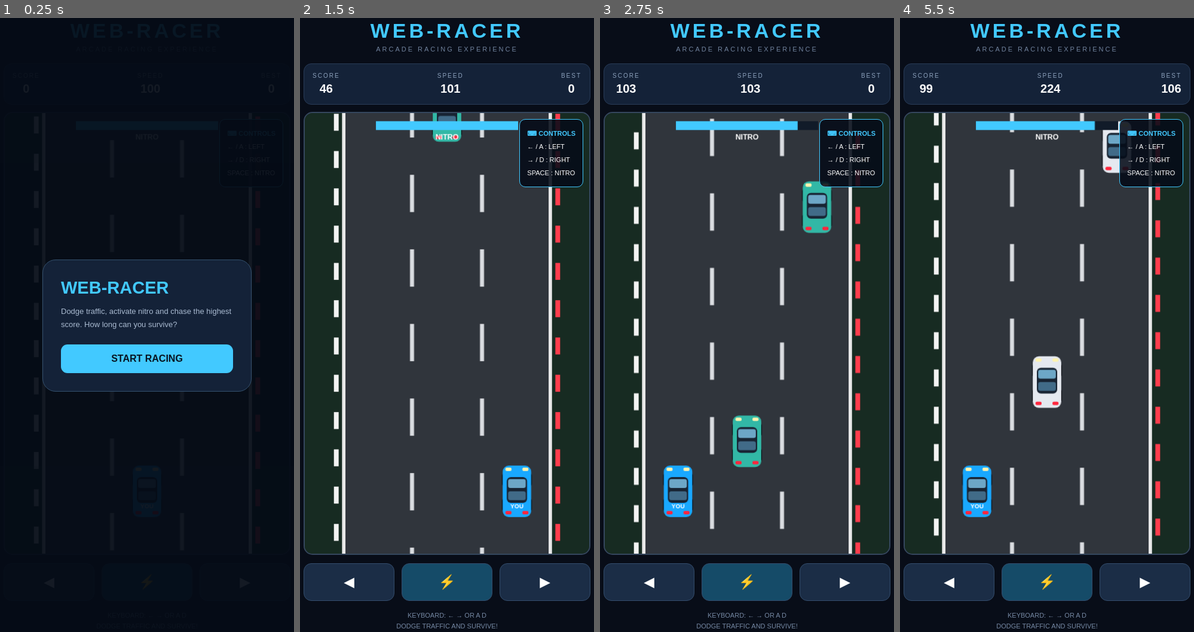
Above: before the commit, frames 1-4 (left to right).
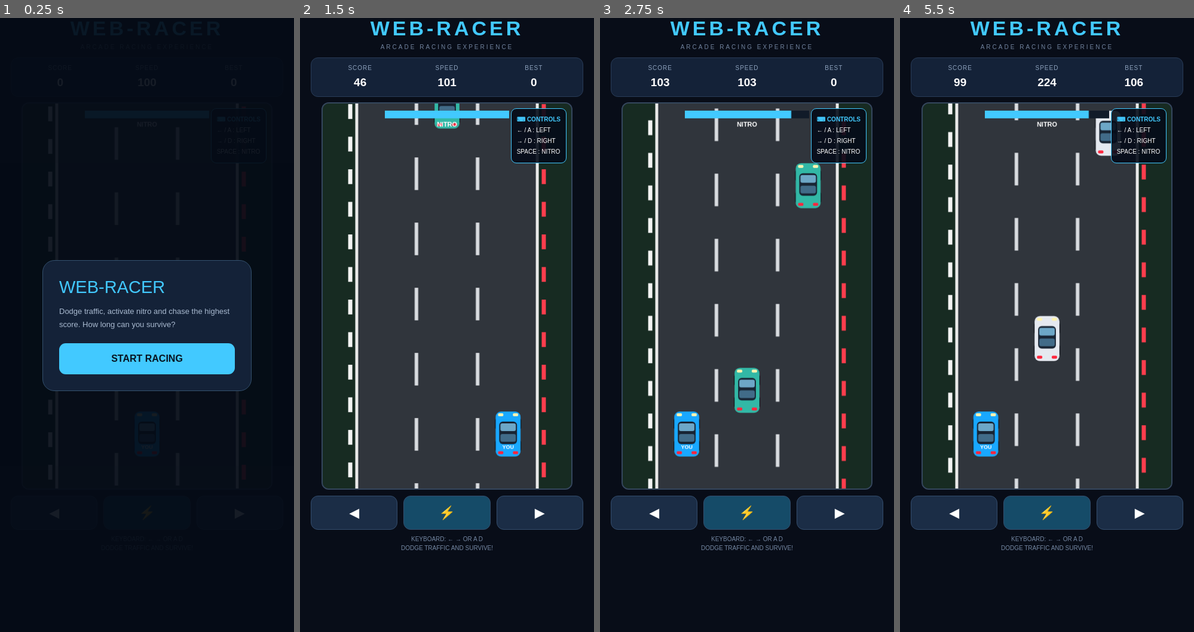
Above: after the commit, the same moments.

Repository: Anikait2014/Apex-Racer
Game: browser game, page index.html
The game is run twice, just before and just after one commit, with the same random seed, the same clock (stepped at 60 frames per second) and the same inputs.
Inputs:
- Up to frame 1 (0.25 s): no input
- Up to frame 2 (1.5 s): click "START RACING" at 0.27 s; hold Right from 1.03 s (still down); tap Space at 1.1 s
- Up to frame 3 (2.75 s): release Right at 1.53 s; hold Left 1.58-2.15 s; tap Space at 1.6, 2.1, 2.6 s; click "⚡" at 2.02 s; hold Up 2.2-2.5 s; tap A at 2.52 s; hold Right from 2.55 s (still down)
- Up to frame 4 (5.5 s): tap Space every 0.5 s from 3.1 to 5.1 s; release Right at 3.22 s; click "RACE AGAIN" at 3.27 s; hold Up 3.27-3.5 s; tap D at 3.52 s; hold Left 3.55-3.98 s; hold Right 4.03-4.53 s; click "◀" at 4.52 s; hold Left 4.58-5.15 s; hold Up from 5.2 s (still down)

The runs differ from the first frame. In frame 1, 1.5% of the frame differs, in the area x 16-84%, y 39-61%; in frame 2, 40%; in frame 3, 42%, in the area x 1-99%, y 0-100%; in frame 4, 41%.

Commit message:
Refactor index.html for layout and game improvements
Refactor styles and HTML structure for improved layout and responsiveness. Update game logic and controls for better performance and user experience.

Diff:
--- a/index.html
+++ b/index.html
@@ -3,13 +3,15 @@
 <head>
 <meta charset="UTF-8">
 <meta name="viewport" content="width=device-width, initial-scale=1.0">
+
 <title>WEB-RACER</title>
+
+<!-- Bootstrap 5 -->
+<link href="https://cdn.jsdelivr.net/npm/bootstrap@5.3.3/dist/css/bootstrap.min.css" rel="stylesheet">
 
 <style>
 * {
   box-sizing: border-box;
-  margin: 0;
-  padding: 0;
 }
 
 body {
@@ -17,79 +19,89 @@
   color: white;
   font-family: Arial, sans-serif;
   min-height: 100vh;
-  display: flex;
-  align-items: center;
-  justify-content: center;
-  padding: 15px;
+  min-height: 100svh;
+  margin: 0;
+  padding: 10px;
   user-select: none;
+  overflow-x: hidden;
 }
 
 .game {
   width: 100%;
   max-width: 480px;
+  margin: auto;
   text-align: center;
 }
 
 h1 {
-  font-size: 34px;
+  font-size: clamp(23px, 6vw, 34px);
   letter-spacing: 5px;
   color: #42c9ff;
-  margin-bottom: 5px;
+  margin: 0;
+  font-weight: bold;
 }
 
 .subtitle {
   color: #71839e;
-  font-size: 11px;
+  font-size: 10px;
   letter-spacing: 3px;
-  margin-bottom: 18px;
+  margin: 3px 0 10px;
 }
 
 .stats {
-  display: flex;
-  justify-content: space-between;
   background: #142238;
   border: 1px solid #293c58;
-  padding: 14px;
-  border-radius: 13px;
-  margin-bottom: 12px;
+  padding: 9px;
+  border-radius: 12px;
+  margin-bottom: 9px;
 }
 
 .stat-label {
   color: #8da2bd;
   font-size: 10px;
-  letter-spacing: 2px;
+  letter-spacing: 1px;
 }
 
 .stat-value {
-  font-size: 20px;
+  font-size: 19px;
   font-weight: bold;
-  margin-top: 5px;
+  margin-top: 3px;
 }
 
 .track-container {
   position: relative;
+
+  /* Track automatically fits screen height */
+  width: min(
+    100%,
+    420px,
+    calc((100svh - 285px) * 420 / 650)
+  );
+
+  margin: auto;
 }
 
 canvas {
   width: 100%;
+  height: auto;
   display: block;
   background: #252b31;
   border: 2px solid #35475e;
-  border-radius: 15px;
+  border-radius: 12px;
   touch-action: none;
 }
 
 .keyboard-help {
   position: absolute;
-  top: 12px;
-  right: 12px;
-  background: rgba(5, 12, 25, 0.88);
+  top: 10px;
+  right: 10px;
+  background: rgba(5, 12, 25, 0.9);
   border: 1px solid #42c9ff;
-  border-radius: 10px;
-  padding: 12px;
+  border-radius: 9px;
+  padding: 9px;
   color: white;
-  font-size: 11px;
-  line-height: 2;
+  font-size: 10px;
+  line-height: 1.8;
   text-align: left;
   z-index: 2;
   pointer-events: none;
@@ -101,18 +113,18 @@
 
 .controls {
   display: flex;
-  gap: 12px;
-  margin-top: 14px;
+  gap: 10px;
+  margin-top: 10px;
 }
 
 .controls button {
   flex: 1;
-  padding: 17px;
-  font-size: 23px;
+  padding: 11px;
+  font-size: 22px;
   color: white;
   background: #1b2d46;
   border: 1px solid #344d6d;
-  border-radius: 13px;
+  border-radius: 12px;
   touch-action: none;
 }
 
@@ -125,22 +137,29 @@
   color: #54d9ff !important;
 }
 
+.hint {
+  color: #7588a3;
+  font-size: 10px;
+  margin-top: 8px;
+  line-height: 1.5;
+}
+
 .start-screen {
   position: fixed;
   inset: 0;
-  background: #050b16ef;
+  background: #050b16ed;
   display: flex;
   align-items: center;
   justify-content: center;
   z-index: 5;
-  padding: 20px;
+  padding: 15px;
 }
 
 .panel {
   background: #142238;
   border: 1px solid #34516e;
-  border-radius: 22px;
-  padding: 30px;
+  border-radius: 20px;
+  padding: 27px;
   width: 100%;
   max-width: 350px;
 }
@@ -155,36 +174,73 @@
   color: #a9bad0;
   line-height: 1.7;
   font-size: 13px;
-  margin-bottom: 22px;
+  margin-bottom: 20px;
 }
 
 .panel button {
   width: 100%;
-  padding: 15px;
+  padding: 14px;
   border: none;
   border-radius: 11px;
   background: #42c9ff;
   color: #071321;
   font-weight: bold;
   font-size: 16px;
-  cursor: pointer;
 }
 
 .hidden {
   display: none !important;
 }
 
-.hint {
-  color: #7588a3;
-  font-size: 11px;
-  margin-top: 15px;
-  line-height: 1.7;
-}
-
-@media(max-width: 350px) {
+/* Small screens */
+@media(max-width: 400px) {
   .keyboard-help {
     font-size: 9px;
-    padding: 8px;
+    padding: 7px;
+  }
+
+  .stat-value {
+    font-size: 16px;
+  }
+}
+
+/* Landscape screens */
+@media(max-height: 500px) {
+  body {
+    padding: 5px;
+  }
+
+  .game {
+    max-width: 650px;
+  }
+
+  .track-container {
+    width: min(55vw, calc((100svh - 125px) * 420 / 650));
+  }
+
+  h1 {
+    font-size: 22px;
+  }
+
+  .subtitle {
+    margin-bottom: 5px;
+  }
+
+  .stats {
+    padding: 5px;
+    margin-bottom: 5px;
+  }
+
+  .controls {
+    margin-top: 5px;
+  }
+
+  .controls button {
+    padding: 7px;
+  }
+
+  .hint {
+    margin-top: 4px;
   }
 }
 </style>
@@ -192,29 +248,35 @@
 
 <body>
 
-<div class="game">
-
-  <h1>WEB-RACER</h1>
-  <div class="subtitle">ARCADE RACING EXPERIENCE</div>
-
-  <div class="stats">
-
-    <div>
+<div class="container-fluid game">
+
+  <header>
+    <h1>WEB-RACER</h1>
+    <div class="subtitle">ARCADE RACING EXPERIENCE</div>
+  </header>
+
+  <!-- SCOREBOARD -->
+
+  <div class="row stats g-0">
+
+    <div class="col">
       <div class="stat-label">SCORE</div>
       <div class="stat-value" id="score">0</div>
     </div>
 
-    <div>
+    <div class="col">
       <div class="stat-label">SPEED</div>
       <div class="stat-value" id="speed">100</div>
     </div>
 
-    <div>
+    <div class="col">
       <div class="stat-label">BEST</div>
       <div class="stat-value" id="best">0</div>
     </div>
 
   </div>
+
+  <!-- RACING TRACK -->
 
   <div class="track-container">
 
@@ -229,10 +291,16 @@
 
   </div>
 
+  <!-- TOUCH CONTROLS -->
+
   <div class="controls">
-    <button id="left">◀</button>
-    <button class="nitro" id="nitro">⚡</button>
-    <button id="right">▶</button>
+
+    <button id="left" aria-label="Move left">◀</button>
+
+    <button class="nitro" id="nitro" aria-label="Nitro">⚡</button>
+
+    <button id="right" aria-label="Move right">▶</button>
+
   </div>
 
   <div class="hint">
@@ -242,9 +310,12 @@
 
 </div>
 
+<!-- START SCREEN -->
+
 <div class="start-screen" id="startScreen">
 
   <div class="panel">
+
     <h2 id="panelTitle">WEB-RACER</h2>
 
     <p id="panelText">
@@ -253,6 +324,7 @@
     </p>
 
     <button id="startButton">START RACING</button>
+
   </div>
 
 </div>
@@ -291,11 +363,18 @@
   right: false
 };
 
-let best = Number(localStorage.getItem("apexBest")) || 0;
+let best = Number(localStorage.getItem("webRacerBest")) || 0;
 
 $("best").textContent = best;
 
-const weatherTypes = ["#f44336", "#ffb52e", "#a56bff", "#e5e9f0", "#32b8a6", "#e75c9d"];
+const carColors = [
+  "#f44336",
+  "#ffb52e",
+  "#a56bff",
+  "#e5e9f0",
+  "#32b8a6",
+  "#e75c9d"
+];
 
 function resetGame() {
 
@@ -308,20 +387,27 @@
   };
 
   traffic = [];
+
   score = 0;
   speed = 100;
   roadOffset = 0;
   spawnTimer = 0;
+
   nitroAmount = 100;
   nitroActive = false;
 
+  keys.left = false;
+  keys.right = false;
+
   updateStats();
 }
 
 function updateStats() {
+
   $("score").textContent = Math.floor(score);
   $("speed").textContent = Math.floor(speed);
   $("best").textContent = best;
+
 }
 
 function roundedRect(x, y, w, h, r, color) {
@@ -330,6 +416,7 @@
   ctx.beginPath();
   ctx.roundRect(x, y, w, h, r);
   ctx.fill();
+
 }
 
 function drawRoad() {
@@ -351,7 +438,14 @@
     const x = roadLeft + lane * laneWidth;
 
     for (let y = -70; y < H; y += 110) {
-      ctx.fillRect(x - 3, y + roadOffset, 6, 55);
+
+      ctx.fillRect(
+        x - 3,
+        y + roadOffset,
+        6,
+        55
+      );
+
     }
   }
 
@@ -364,7 +458,9 @@
 
     ctx.fillStyle = "#ff3d4d";
     ctx.fillRect(roadRight + 5, offset, 7, 25);
-  }
+
+  }
+
 }
 
 function drawCar(x, y, color, isPlayer = false) {
@@ -374,6 +470,7 @@
 
   roundedRect(x - 22, y + 12, 7, 18, 3, "#080b10");
   roundedRect(x + 15, y + 12, 7, 18, 3, "#080b10");
+
   roundedRect(x - 22, y + 49, 7, 18, 3, "#080b10");
   roundedRect(x + 15, y + 49, 7, 18, 3, "#080b10");
 
@@ -391,17 +488,23 @@
   roundedRect(x + 8, y + 67, 9, 5, 2, "#ff263d");
 
   if (isPlayer) {
+
     ctx.fillStyle = "#ffffff";
     ctx.font = "bold 9px Arial";
     ctx.textAlign = "center";
+
     ctx.fillText("YOU", x, y + 63);
-  }
+
+  }
+
 }
 
 function drawTraffic() {
+
   traffic.forEach(car => {
     drawCar(car.x, car.y, car.color);
   });
+
 }
 
 function spawnTraffic() {
@@ -417,53 +520,71 @@
   traffic.push({
 
     lane: lane,
+
     x: roadLeft + laneWidth * (lane + 0.5),
+
     y: -100,
+
     width: 42,
     height: 76,
-    color: weatherTypes[
-      Math.floor(Math.random() * weatherTypes.length)
+
+    color: carColors[
+      Math.floor(Math.random() * carColors.length)
     ]
 
   });
+
 }
 
 function movePlayer() {
 
   if (keys.left && player.lane > 0) {
+
     player.lane--;
     keys.left = false;
+
   }
 
   if (keys.right && player.lane < 2) {
+
     player.lane++;
     keys.right = false;
+
   }
 
   const targetX =
     roadLeft + laneWidth * (player.lane + 0.5);
 
   player.x += (targetX - player.x) * 0.22;
+
 }
 
 function collision(a, b) {
 
   return (
+
     Math.abs(a.x - b.x) < 34 &&
+
     Math.abs(
       (a.y + a.height / 2) -
       (b.y + b.height / 2)
     ) < 57
+
   );
+
 }
 
 function endGame() {
 
   running = false;
+  nitroActive = false;
 
   if (Math.floor(score) > best) {
+
     best = Math.floor(score);
-    localStorage.setItem("apexBest", best);
+
+    localStorage.setItem("webRacerBest", best);
+
   }
 
   updateStats();
@@ -478,6 +599,7 @@
   $("startButton").textContent = "RACE AGAIN";
 
   $("startScreen").classList.remove("hidden");
+
 }
 
 function update(delta) {
@@ -489,9 +611,16 @@
   const boosting = nitroActive && nitroAmount > 0;
 
   if (boosting) {
+
     nitroAmount -= 0.7 * dt;
+
   } else {
-    nitroAmount = Math.min(100, nitroAmount + 0.16 * dt);
+
+    nitroAmount = Math.min(
+      100,
+      nitroAmount + 0.16 * dt
+    );
+
   }
 
   const baseSpeed = 5 + Math.min(score / 400, 7);
@@ -506,7 +635,9 @@
 
   roadOffset += gameSpeed * dt;
 
-  if (roadOffset > 110) roadOffset = 0;
+  if (roadOffset > 110) {
+    roadOffset = 0;
+  }
 
   score += gameSpeed * dt * 0.12;
 
@@ -514,11 +645,17 @@
 
   spawnTimer += delta;
 
-  const spawnDelay = Math.max(430, 1050 - score * 0.7);
+  const spawnDelay = Math.max(
+    430,
+    1050 - score * 0.7
+  );
 
   if (spawnTimer > spawnDelay) {
+
     spawnTraffic();
+
     spawnTimer = 0;
+
   }
 
   for (let i = traffic.length - 1; i >= 0; i--) {
@@ -528,16 +665,22 @@
     car.y += gameSpeed * dt;
 
     if (collision(player, car)) {
+
       endGame();
       return;
+
     }
 
     if (car.y > H + 100) {
+
       traffic.splice(i, 1);
+
     }
+
   }
 
   updateStats();
+
 }
 
 function draw() {
@@ -548,24 +691,40 @@
   drawTraffic();
 
   if (player) {
-    drawCar(player.x, player.y, "#19a8ff", true);
+
+    drawCar(
+      player.x,
+      player.y,
+      "#19a8ff",
+      true
+    );
+
   }
 
   ctx.fillStyle = "#111b29";
   ctx.fillRect(105, 12, 210, 13);
 
   ctx.fillStyle = "#42c9ff";
-  ctx.fillRect(105, 12, 210 * nitroAmount / 100, 13);
+  ctx.fillRect(
+    105,
+    12,
+    210 * nitroAmount / 100,
+    13
+  );
 
   ctx.fillStyle = "white";
   ctx.font = "bold 11px Arial";
   ctx.textAlign = "center";
+
   ctx.fillText("NITRO", 210, 39);
 
   if (nitroAmount <= 0) {
+
     ctx.fillStyle = "#ffbd50";
     ctx.fillText("NITRO EMPTY", 210, 55);
-  }
+
+  }
+
 }
 
 function gameLoop(timestamp) {
@@ -580,45 +739,75 @@
   draw();
 
   requestAnimationFrame(gameLoop);
+
 }
 
 function startGame() {
 
   resetGame();
+
   running = true;
   lastTime = 0;
 
   $("startScreen").classList.add("hidden");
+
 }
 
 // KEYBOARD CONTROLS
 
 document.addEventListener("keydown", event => {
 
-  if (["ArrowLeft", "ArrowRight", "ArrowUp", " "].includes(event.key)) {
+  if (
+    ["ArrowLeft", "ArrowRight", "ArrowUp", " "]
+    .includes(event.key)
+  ) {
+
     event.preventDefault();
+
   }
 
   if (!running) return;
 
-  if (event.key === "ArrowLeft" || event.key.toLowerCase() === "a") {
+  if (
+    event.key === "ArrowLeft" ||
+    event.key.toLowerCase() === "a"
+  ) {
+
     keys.left = true;
-  }
-
-  if (event.key === "ArrowRight" || event.key.toLowerCase() === "d") {
+
+  }
+
+  if (
+    event.key === "ArrowRight" ||
+    event.key.toLowerCase() === "d"
+  ) {
+
     keys.right = true;
-  }
-
-  if (event.key === "ArrowUp" || event.key === " ") {
+
+  }
+
+  if (
+    event.key === "ArrowUp" ||
+    event.key === " "
+  ) {
+
     nitroActive = true;
-  }
+
+  }
+
 });
 
 document.addEventListener("keyup", event => {
 
-  if (event.key === "ArrowUp" || event.key === " ") {
+  if (
+    event.key === "ArrowUp" ||
+    event.key === " "
+  ) {
+
     nitroActive = false;
-  }
+
+  }
+
 });
 
 // TOUCHSCREEN CONTROLS
@@ -628,14 +817,21 @@
   const button = $(id);
 
   button.addEventListener("pointerdown", event => {
+
     event.preventDefault();
+
     if (!running) return;
+
     action(true);
+
   });
 
   button.addEventListener("pointerup", event => {
+
     event.preventDefault();
+
     action(false);
+
   });
 
   button.addEventListener("pointerleave", () => {
@@ -645,6 +841,7 @@
   button.addEventListener("pointercancel", () => {
     action(false);
   });
+
 }
 
 bindButton("left", value => {
@@ -661,9 +858,10 @@
 
 $("startButton").addEventListener("click", startGame);
 
-// START
+// INITIALIZE
 
 resetGame();
+
 requestAnimationFrame(gameLoop);
 
 </script>
